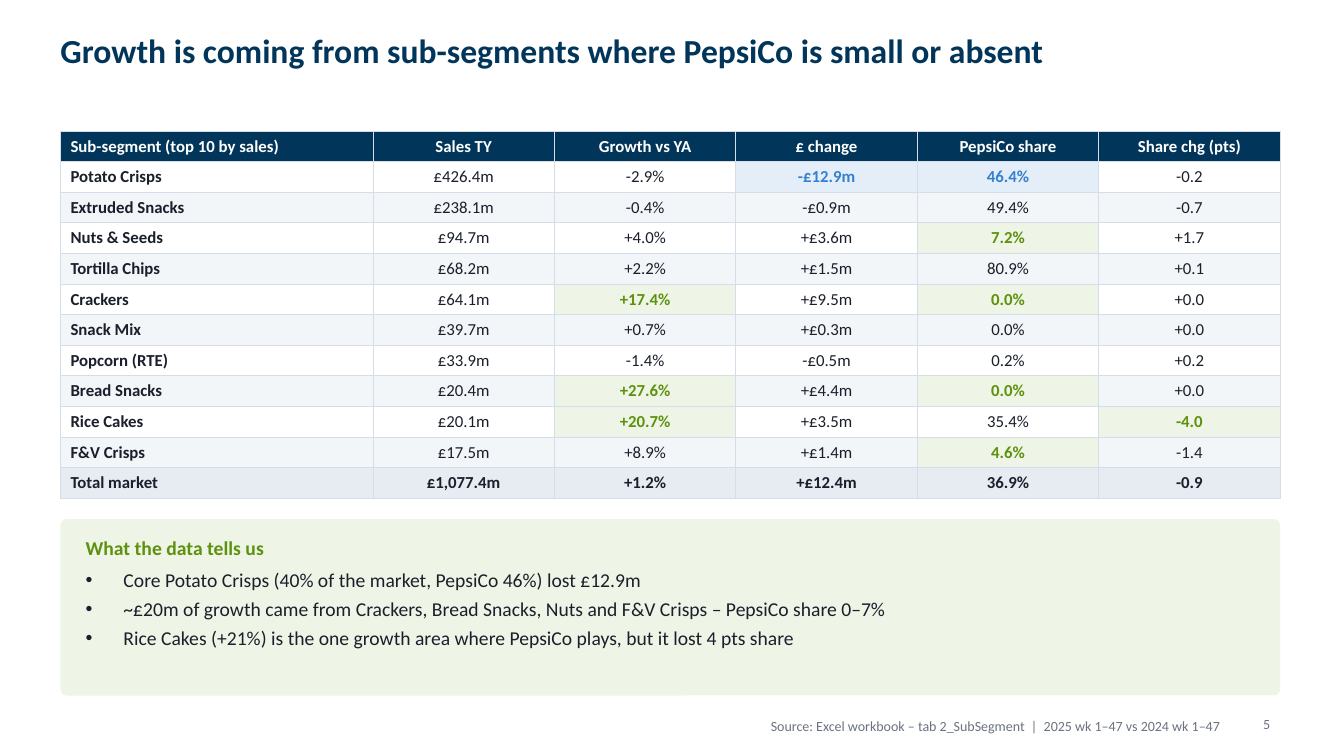
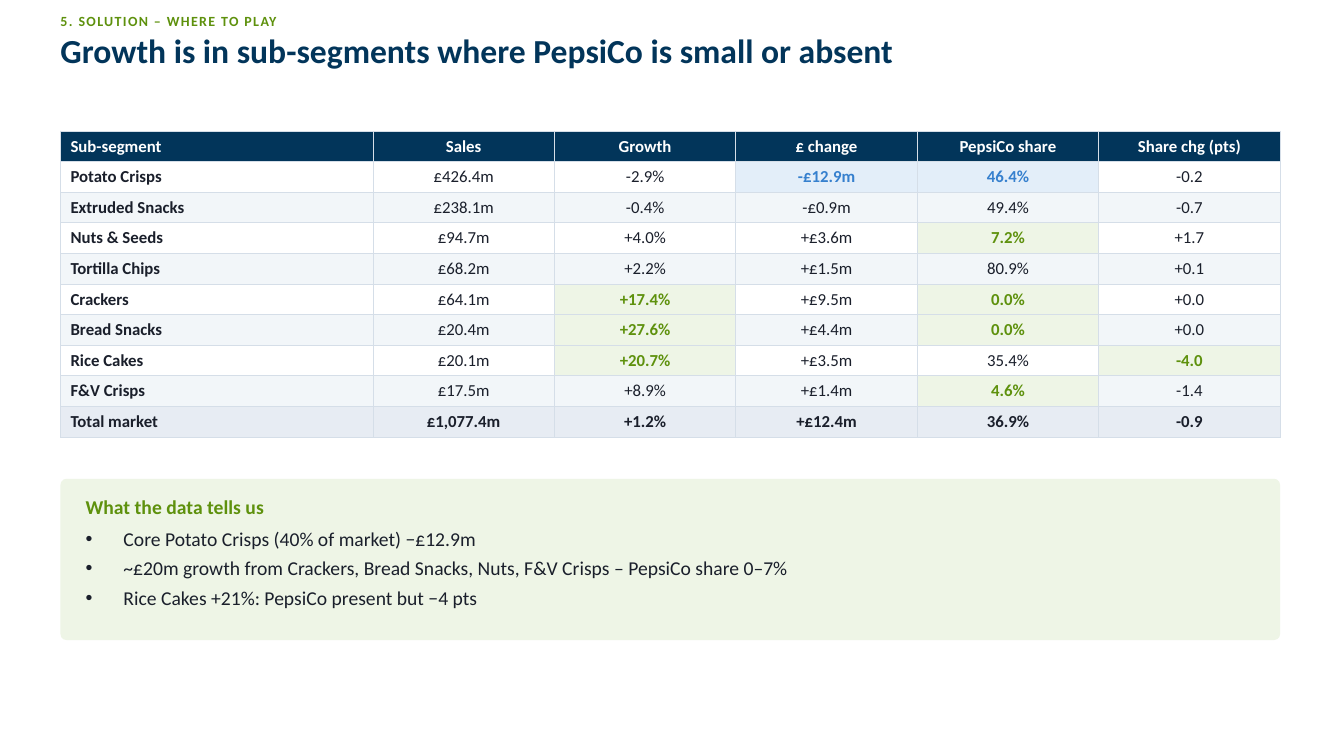
Before and after one commit to harshjunekumar/test-sample, a slide deck: slide 7 of case_study/PepsiCo_Savoury_Case_Study_Deck.pptx (slide 5 before the commit). Drawn at 1344x756 pixels with LibreOffice and Linux fonts; fonts in the diff are those of the drawing. Boxes give left, top, right and bottom in pixels: in the first picture for what was removed or moved away, otherwise in the second. Text is boxed around its words. In the diff, an @@ line names an element or a change of style, - is before the commit and + after.

```diff
--- a/case_study/PepsiCo_Savoury_Case_Study_Deck.pptx
+++ b/case_study/PepsiCo_Savoury_Case_Study_Deck.pptx
@@ text added at (x1=60, y1=17, x2=276, y2=26), 10 pt, text #5E910D, bold @@
+5. SOLUTION – WHERE TO PLAY
@@ title at (x1=60, y1=39, x2=893, y2=69): text changed @@
-Growth is coming from sub-segments where PepsiCo is small or absent
+Growth is in sub-segments where PepsiCo is small or absent
@@ table at (x1=60, y1=131, x2=1280, y2=433) @@
-row 1: Sub-segment (top 10 by sales) | Sales TY | Growth vs YA | £ change | PepsiCo share | Share chg (pts)
+row 1: Sub-segment | Sales | Growth | £ change | PepsiCo share | Share chg (pts)
-row 7: Snack Mix | £39.7m | +0.7% | +£0.3m | 0.0% | +0.0
-row 8: Popcorn (RTE) | £33.9m | -1.4% | -£0.5m | 0.2% | +0.2
@@ rounded rectangle resized from (x1=60, y1=519, x2=1280, y2=696) to (x1=60, y1=479, x2=1280, y2=640) @@
@@ rounded rectangle at (x1=60, y1=479, x2=1280, y2=640): proportions changed @@
@@ text "What the data tells us" moved from (x1=86, y1=541, x2=263, y2=555) to (x1=86, y1=500, x2=263, y2=514) @@
@@ text at (x1=123, y1=532, x2=788, y2=608): text changed @@
-• Core Potato Crisps (40% of the market, PepsiCo 46%) lost £12.9m
-• ~£20m of growth came from Crackers, Bread Snacks, Nuts and F&V Crisps – PepsiCo share 0–7%
-• Rice Cakes (+21%) is the one growth area where PepsiCo plays, but it lost 4 pts share
+• Core Potato Crisps (40% of market) −£12.9m
+• ~£20m growth from Crackers, Bread Snacks, Nuts, F&V Crisps – PepsiCo share 0–7%
+• Rice Cakes +21%: PepsiCo present but −4 pts
@@ text removed at (x1=771, y1=721, x2=1220, y2=734) @@
-Source: Excel workbook – tab 2_SubSegment | 2025 wk 1–47 vs 2024 wk 1–47
@@ page number removed at (x1=1263, y1=720, x2=1270, y2=729) @@
-5
```
Also in this commit, not shown: 5 other slides changed, 5 slides added, 5 slides removed.
